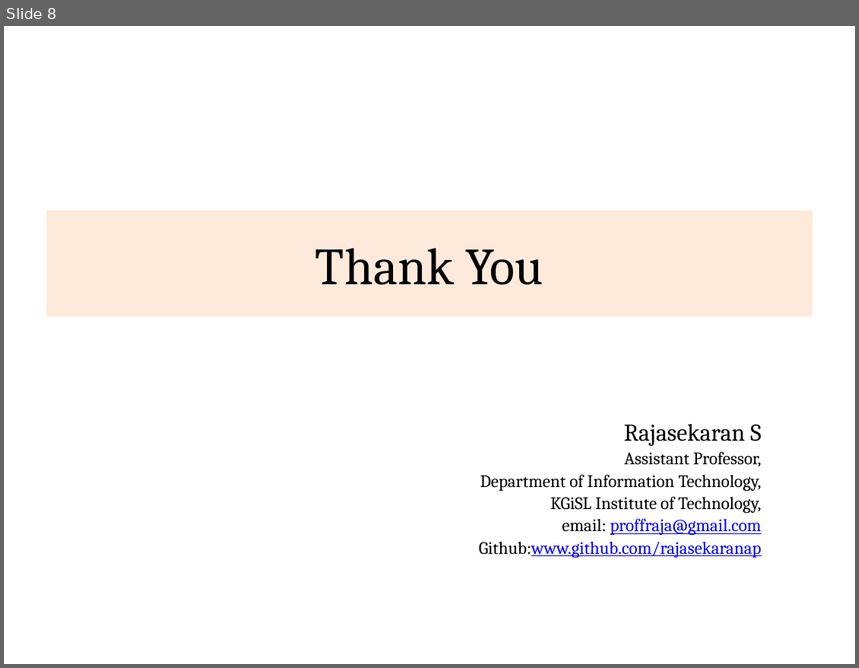
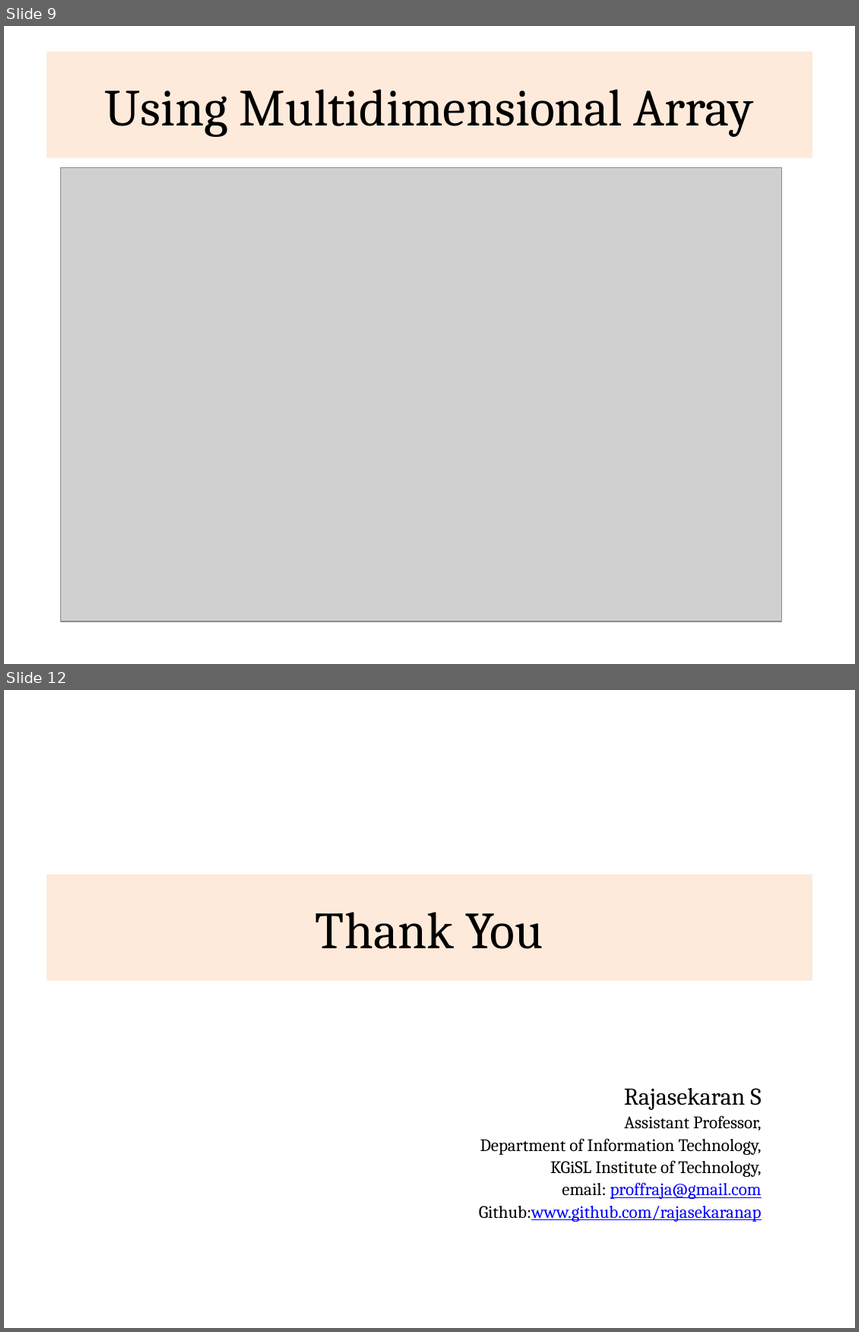
Before and after one commit to rajasekaran36/CS8392-OOPS, a slide deck: Presentations/Unit 1/CS8392-U1-13-Arrays.pptx. Shown one above the other, each under a label of ours: slide 8 before the commit, slides 9 and 12 after it; the slides between them are not shown. The pictures are 859x668 and 859x1332 pixels, drawn with LibreOffice and Linux fonts; fonts in the diff are those of the drawing; grey boxes stand for pictures. Boxes give left, top, right and bottom in pixels: in the first picture for what was removed or moved away, otherwise in the second. Text is boxed around its words. In the diff, an @@ line names an element or a change of style, - is before the commit and + after.

```diff
--- a/Presentations/Unit 1/CS8392-U1-13-Arrays.pptx
+++ b/Presentations/Unit 1/CS8392-U1-13-Arrays.pptx
@@ slide 9 added at (4,26,855,664), background #FFFFFF @@
@@ title added at (47,52,813,158), fill #FDEADA, 44 pt, text #000000 @@
+Using Multidimensional Array
@@ picture added at (61,168,782,622) @@
@@ what was slide 8 is now slide 12 @@
```
Also in this commit, not shown: 1 slide changed, 3 other slides added.
